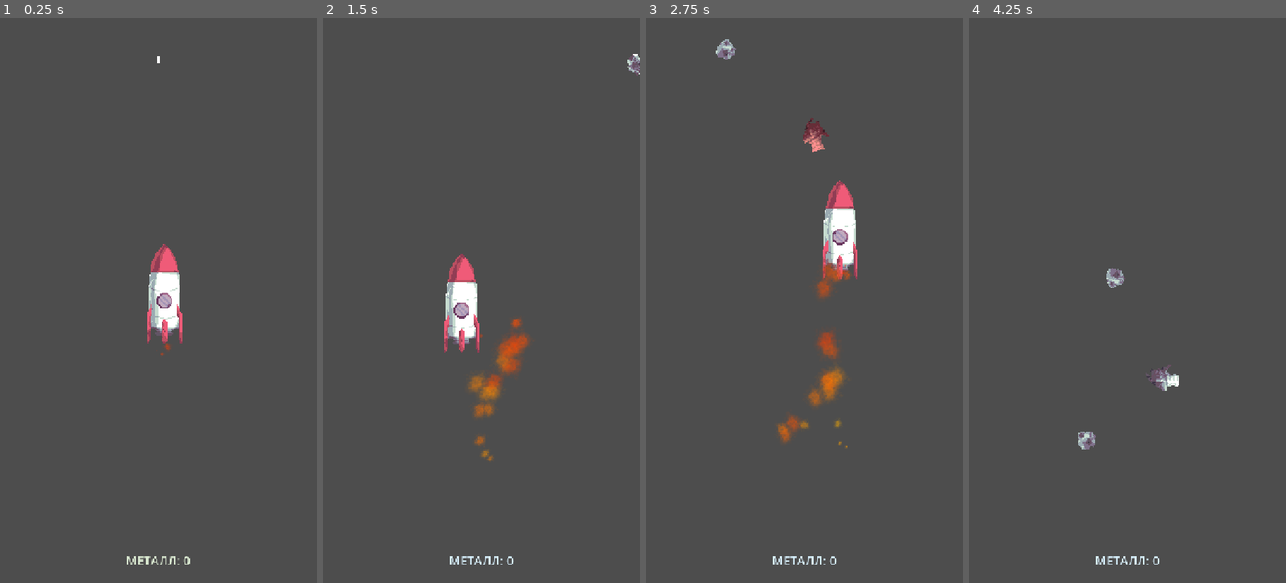
Above: before the commit, frames 1-4 (left to right).
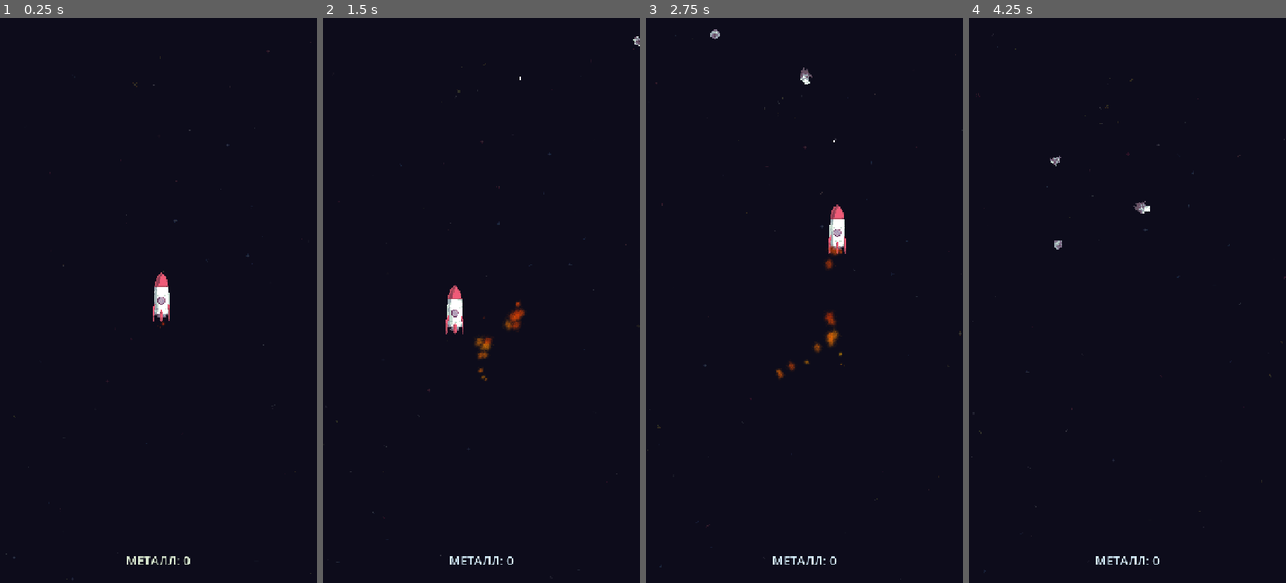
Above: after the commit, the same moments.

Repository: Minemaster656/closed-space-arcade
Game: Godot game, scene res://assets/scenes/game.tscn
Same seed, same stepped clock (60 frames per second), same inputs: the game is played once before the commit and once after it.
Inputs (mouse positions are in pixels of both pictures, inside the frame that each line leads up to):
- Up to frame 1 (0.25 s): no input
- Up to frame 2 (1.5 s): move the mouse to (551, 272) at 0.52 s; click (551, 272) at 0.67 s; drag from (418, 328) to (519, 289) at 1.27 s
- Up to frame 3 (2.75 s): move the mouse to (836, 176) at 2.02 s; click (836, 176) at 2.17 s
- Up to frame 4 (4.25 s): drag from (1111, 413) to (1048, 51) at 2.77 s; move the mouse to (1222, 385) at 3.52 s; click (1222, 385) at 3.67 s

The runs differ from the first frame. In frame 1, 100% of the frame differs, in the area x 0-100%, y 0-100%; in frame 2, 100%; in frame 3, 100%; in frame 4, 100%.

Commit message:
звёздочки

Diff:
--- a/assets/scenes/game.tscn
+++ b/assets/scenes/game.tscn
@@ -1,6 +1,7 @@
 [gd_scene format=3 uid="uid://v6vuhycyd1xr"]
 
 [ext_resource type="PackedScene" uid="uid://ca8s3c23lo7uc" path="res://assets/prefabs/rocket.tscn" id="1_cb66b"]
+[ext_resource type="Texture2D" uid="uid://62md32ptgci3" path="res://assets/sprites/fx/stars.png" id="1_stars"]
 [ext_resource type="PackedScene" uid="uid://5w5rbq41p7ra" path="res://assets/prefabs/bullet.tscn" id="2_pool"]
 [ext_resource type="Script" uid="uid://cpu4s7gtalo8p" path="res://assets/scripts/managers/bullet_pool.gd" id="3_pool"]
 [ext_resource type="PackedScene" path="res://assets/prefabs/asteroid.tscn" id="4_ast_scene"]
@@ -13,11 +14,37 @@
 [ext_resource type="Script" uid="uid://crsv826ymna7t" path="res://assets/scripts/game.gd" id="11_game"]
 [ext_resource type="Script" uid="uid://c2842u7awm2yr" path="res://assets/scripts/ui/metal_counter.gd" id="12_metal"]
 
+[sub_resource type="CanvasItemMaterial" id="CanvasItemMaterial_stars"]
+particles_animation = true
+particles_anim_h_frames = 4
+particles_anim_v_frames = 4
+particles_anim_loop = true
+
+[sub_resource type="Gradient" id="Gradient_stars"]
+offsets = PackedFloat32Array(0, 0.18, 0.82, 1)
+colors = PackedColorArray(1, 1, 1, 0, 1, 1, 1, 1, 1, 1, 1, 1, 1, 1, 1, 0)
+
+[sub_resource type="GradientTexture1D" id="GradientTexture1D_stars"]
+gradient = SubResource("Gradient_stars")
+
+[sub_resource type="ParticleProcessMaterial" id="ParticleProcessMaterial_pkhv0"]
+particle_flag_disable_z = true
+emission_shape = 3
+emission_box_extents = Vector3(260, 400, 1)
+direction = Vector3(0, 1, 0)
+spread = 12.0
+initial_velocity_min = 5.0
+initial_velocity_max = 18.0
+gravity = Vector3(0, 0, 0)
+scale_min = 0.099999994
+scale_max = 0.79999995
+color_ramp = SubResource("GradientTexture1D_stars")
+anim_offset_max = 1.0
+
 [node name="Game" type="Node2D" unique_id=1587643132]
 script = ExtResource("11_game")
 
 [node name="Camera2D" type="Camera2D" parent="." unique_id=916745351]
-zoom = Vector2(2, 2)
 
 [node name="Rocket" parent="." unique_id=1685500372 node_paths=PackedStringArray("pool") instance=ExtResource("1_cb66b")]
 pool = NodePath("../Managers/BulletPool")
@@ -59,3 +86,15 @@
 horizontal_alignment = 1
 vertical_alignment = 1
 script = ExtResource("12_metal")
+
+[node name="Starfield" type="GPUParticles2D" parent="." unique_id=517482068]
+modulate = Color(1, 1, 1, 0.15686275)
+z_index = -10
+material = SubResource("CanvasItemMaterial_stars")
+amount = 120
+texture = ExtResource("1_stars")
+lifetime = 10.0
+preprocess = 10.0
+randomness = 0.6
+visibility_rect = Rect2(-300, -450, 600, 900)
+process_material = SubResource("ParticleProcessMaterial_pkhv0")
--- a/assets/scripts/game.gd
+++ b/assets/scripts/game.gd
@@ -8,14 +8,24 @@
 @onready var rocket: Rocket = $Rocket
 @onready var asteroid_pool: AsteroidPool = $Managers/AsteroidPool
 @onready var asteroid_spawner: AsteroidSpawner = $Managers/AsteroidSpawner
+@onready var starfield: GPUParticles2D = $Starfield
 
 
 func _ready() -> void:
-	var rect := Utils.get_visible_world_rect().grow(-rocket_screen_margin)
+	var visible := Utils.get_visible_world_rect()
+	var rect := visible.grow(-rocket_screen_margin)
 	var follower := rocket.get_node_or_null("FingerFollower") as FollowFinger2D
 	if follower != null:
 		follower.area = rect
+	_setup_starfield(visible)
 	rocket.died.connect(_on_rocket_died)
+
+
+func _setup_starfield(rect: Rect2) -> void:
+	starfield.position = rect.get_center()
+	var mat := starfield.process_material as ParticleProcessMaterial
+	if mat != null:
+		mat.emission_box_extents = Vector3(rect.size.x * 0.5 + 64.0, rect.size.y * 0.5 + 64.0, 1.0)
 
 
 func _process(_delta: float) -> void:
--- a/project.godot
+++ b/project.godot
@@ -45,3 +45,4 @@
 rendering_device/driver.windows="d3d12"
 renderer/rendering_method="gl_compatibility"
 renderer/rendering_method.mobile="gl_compatibility"
+environment/defaults/default_clear_color=Color(0.0503122, 0.048974954, 0.10486833, 1)
